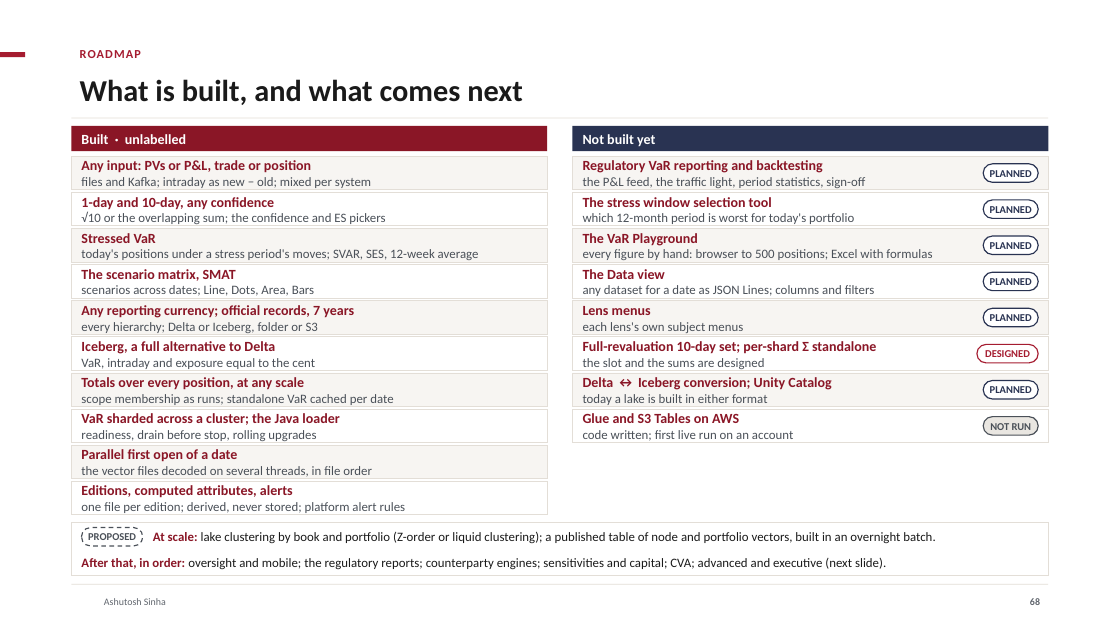
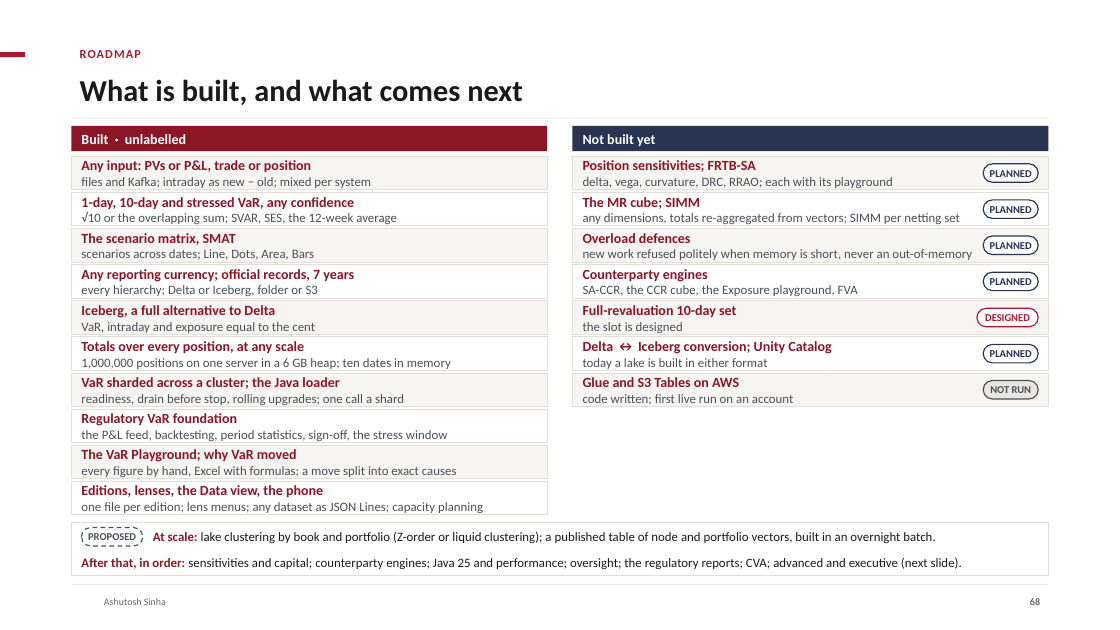
Before and after one commit to ajsinha/drishti, a slide deck: slide 68 of docs/publications/Drishti-VaR-Engine.pptx. Drawn at 1120x630 pixels with LibreOffice and Linux fonts; fonts in the diff are those of the drawing; background and template pictures are left out. Boxes give left, top, right and bottom in pixels: in the first picture for what was removed or moved away, otherwise in the second. Text is boxed around its words. In the diff, an @@ line names an element or a change of style, - is before the commit and + after.

```diff
--- a/docs/publications/Drishti-VaR-Engine.pptx
+++ b/docs/publications/Drishti-VaR-Engine.pptx
@@ text at box(583, 160, 893, 188): text changed @@
-Regulatory VaR reporting and backtesting
-the P&L feed, the traffic light, period statistics, sign-off
+Position sensitivities; FRTB-SA
+delta, vega, curvature, DRC, RRAO; each with its playground
@@ text at box(81, 197, 397, 224): text changed @@
-1-day and 10-day, any confidence
-√10 or the overlapping sum; the confidence and ES pickers
+1-day, 10-day and stressed VaR, any confidence
+√10 or the overlapping sum; SVAR, SES, the 12-week average
@@ text at box(583, 197, 960, 224): text changed @@
-The stress window selection tool
-which 12-month period is worst for today's portfolio
+The MR cube; SIMM
+any dimensions, totals re-aggregated from vectors; SIMM per netting set
@@ text removed at box(81, 233, 479, 260) @@
-Stressed VaR
-today's positions under a stress period's moves; SVAR, SES, 12-week average
@@ text at box(583, 233, 972, 260): text changed @@
-The VaR Playground
-every figure by hand: browser to 500 positions; Excel with formulas
+Overload defences
+new work refused politely when memory is short, never an out-of-memory
@@ text at box(583, 269, 858, 296): text changed @@
-The Data view
-any dataset for a date as JSON Lines; columns and filters
+Counterparty engines
+SA-CCR, the CCR cube, the Exposure playground, FVA
@@ text at box(583, 305, 736, 333): text changed; size 11 to 12 pt; text colour #4A5058 to #8A1626; bold on @@
-Lens menus
-each lens's own subject menus
+Full-revaluation 10-day set
+the slot is designed
@@ 7 texts, 2 rounded rectangles: place and size @@
-7 texts, 2 rounded rectangles at box(81, 269, 1039, 441)
+7 texts, 2 rounded rectangles at box(81, 233, 1039, 405)
@@ text at box(81, 358, 451, 369): text changed @@
-scope membership as runs; standalone VaR cached per date
+1,000,000 positions on one server in a 6 GB heap; ten dates in memory
@@ text removed at box(583, 341, 876, 369) @@
-Full-revaluation 10-day set; per-shard Σ standalone
-the slot and the sums are designed
@@ rounded rectangle "PLANNED": place and size @@
-rounded rectangle "PLANNED" at box(984, 308, 1039, 327)
+rounded rectangle "PLANNED" at box(984, 344, 1039, 363)
@@ rounded rectangle removed at box(984, 381, 1039, 399) @@
-PLANNED
@@ text at box(81, 394, 404, 405): text changed @@
-readiness, drain before stop, rolling upgrades
+readiness, drain before stop, rolling upgrades; one call a shard
@@ text added at box(81, 413, 448, 441), 11 pt, text #4A5058 @@
+Regulatory VaR foundation
+the P&L feed, backtesting, period statistics, sign-off, the stress window
@@ rectangle removed at box(573, 409, 1049, 443) @@
@@ text at box(81, 449, 457, 477): text changed @@
-Parallel first open of a date
-the vector files decoded on several threads, in file order
+The VaR Playground; why VaR moved
+every figure by hand, Excel with formulas; a move split into exact causes
@@ text at box(81, 485, 483, 513): text changed @@
-Editions, computed attributes, alerts
-one file per edition; derived, never stored; platform alert rules
+Editions, lenses, the Data view, the phone
+one file per edition; lens menus; any dataset as JSON Lines; capacity planning
@@ text at box(81, 558, 962, 569): text changed @@
-After that, in order: oversight and mobile; the regulatory reports; counterparty engines; sensitivities and capital; CVA; advanced and executive (next slide).
+After that, in order: sensitivities and capital; counterparty engines; Java 25 and performance; oversight; the regulatory reports; CVA; advanced and executive (next slide).
```
Also in this commit, not shown: 2 other slides changed, 1 other file.
